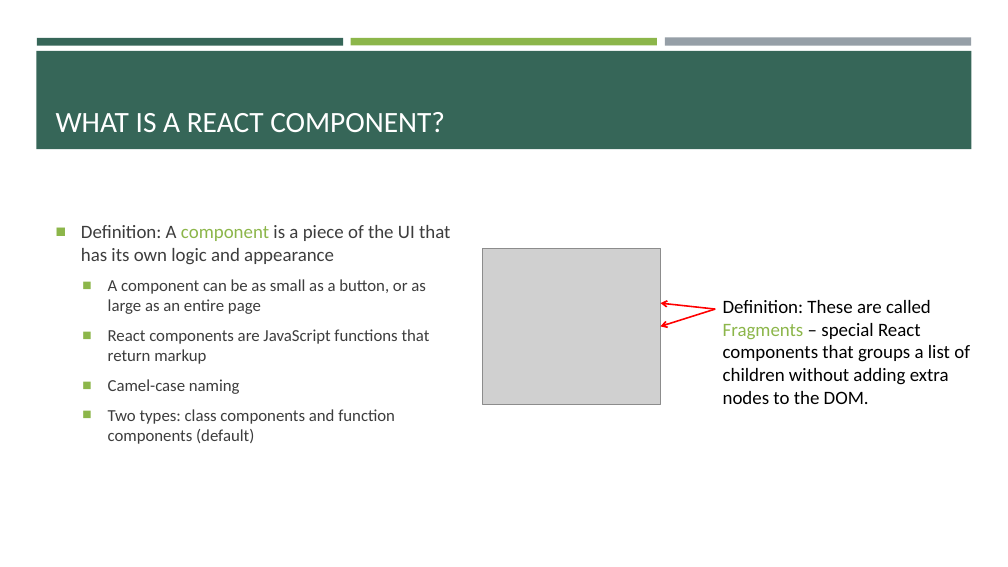
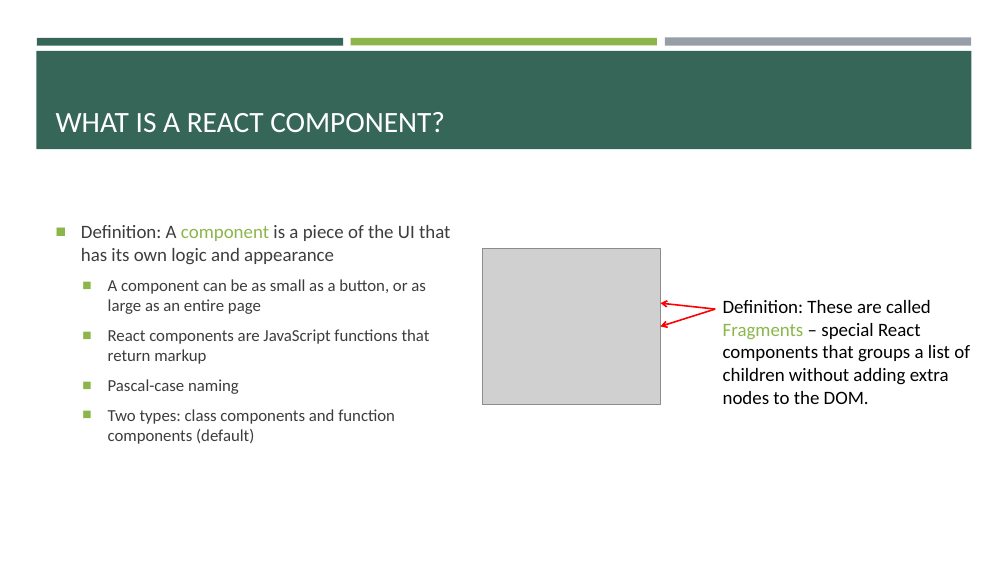
Before and after one commit to e-m-wilson/SNOW, a slide deck: slide 6 of Week_2/React.pptx. Drawn at 1008x567 pixels with LibreOffice and Linux fonts; fonts in the diff are those of the drawing; grey boxes stand for pictures. Boxes give left, top, right and bottom in pixels: in the first picture for what was removed or moved away, otherwise in the second. Text is boxed around its words. In the diff, an @@ line names an element or a change of style, - is before the commit and + after.

```diff
--- a/Week_2/React.pptx
+++ b/Week_2/React.pptx
@@ text at (108, 379, 239, 394): text changed @@
-  ■ Camel-case naming
+  ■ Pascal-case naming
```
Also in this commit, not shown: 8 other slides changed, 10 slides added, 2 other files.
